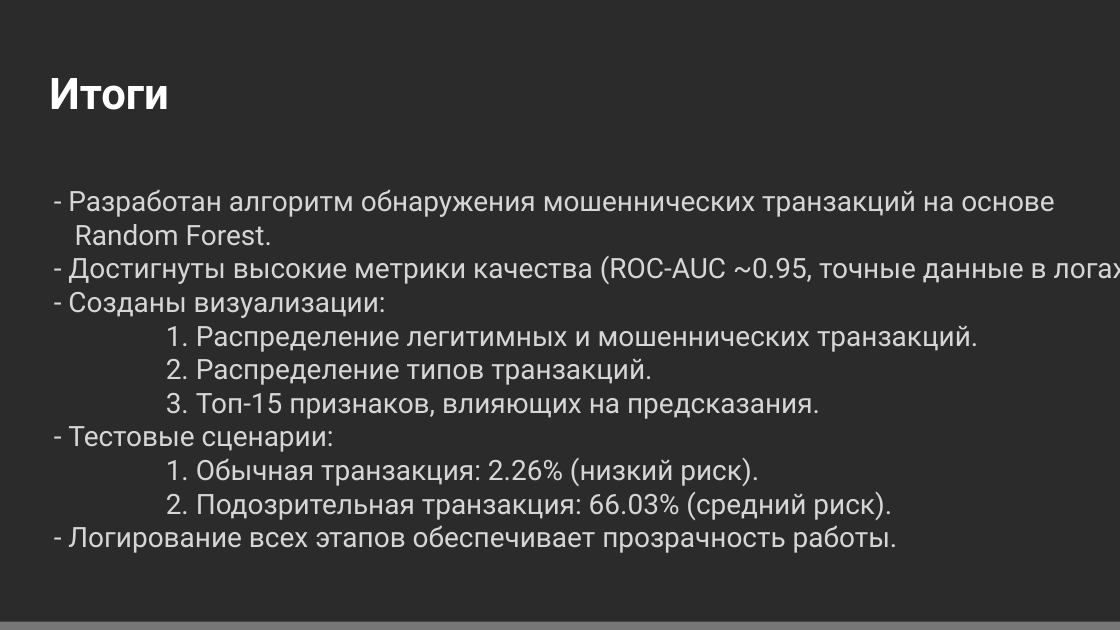
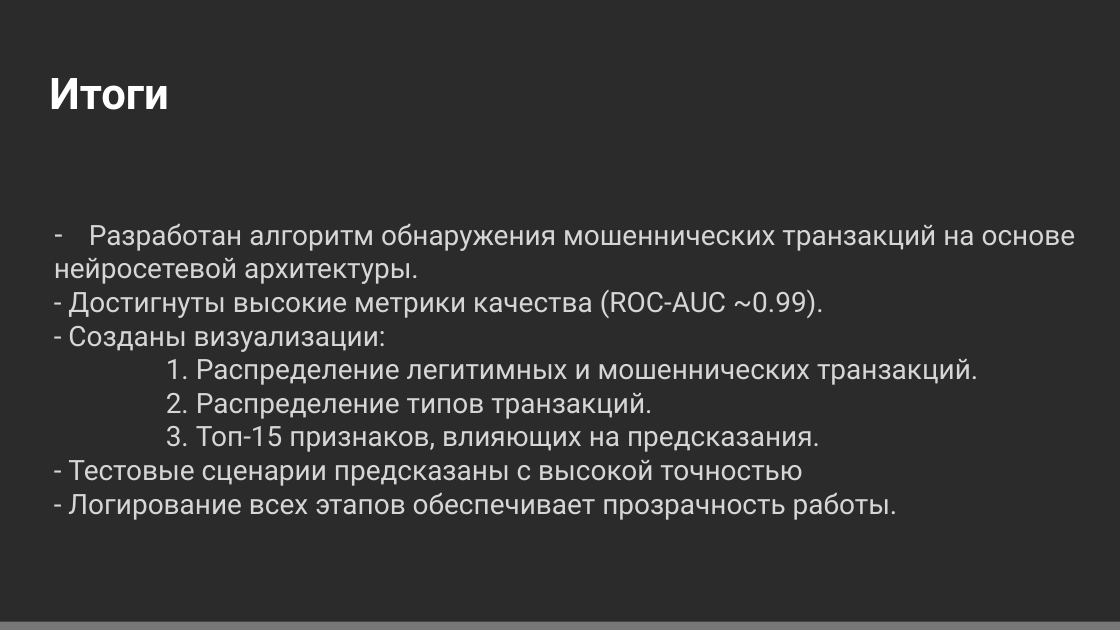
Before and after one commit to tvbondar/python_projects, a slide deck: slide 13 of FraudDetection/РУДН_Шаблон.pptx (slide 21 before the commit). Drawn at 1120x630 pixels with LibreOffice and Linux fonts; fonts in the diff are those of the drawing; background and template pictures are left out; a plain dark background stands for a picture behind light text. Boxes give left, top, right and bottom in pixels: in the first picture for what was removed or moved away, otherwise in the second. Text is boxed around its words. In the diff, an @@ line names an element or a change of style, - is before the commit and + after.

```diff
--- a/FraudDetection/РУДН_Шаблон.pptx
+++ b/FraudDetection/РУДН_Шаблон.pptx
@@ text "Разработан алгоритм обнаружения мошеннических транзакций ..." moved from (x1=68, y1=190, x2=1120, y2=553) to (x1=54, y1=224, x2=1076, y2=520) @@
@@ text at (x1=54, y1=224, x2=1076, y2=318): text changed @@
-- Разработан алгоритм обнаружения мошеннических транзакций на основе
-Random Forest.
-- Достигнуты высокие метрики качества (ROC-AUC ~0.95, точные данные в логах).
+– Разработан алгоритм обнаружения мошеннических транзакций на основе
+нейросетевой архитектуры.
+- Достигнуты высокие метрики качества (ROC-AUC ~0.99).
@@ text at (x1=68, y1=460, x2=802, y2=486): text changed @@
-- Тестовые сценарии:
-1. Обычная транзакция: 2.26% (низкий риск).
-2. Подозрительная транзакция: 66.03% (средний риск).
+- Тестовые сценарии предсказаны с высокой точностью
```
Also in this commit, not shown: 6 other slides changed, 2 slides added, 10 slides removed, 2 other files.
